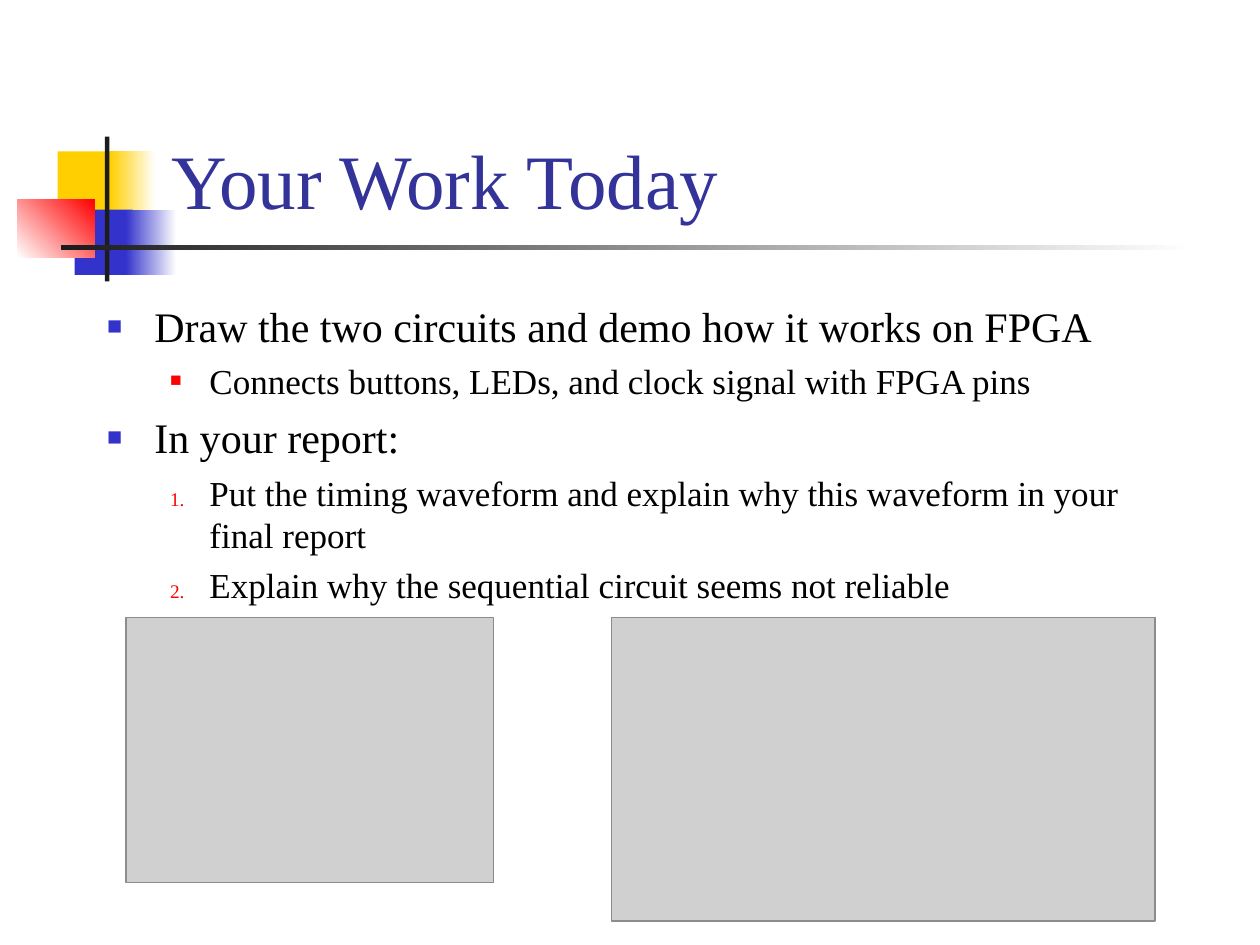
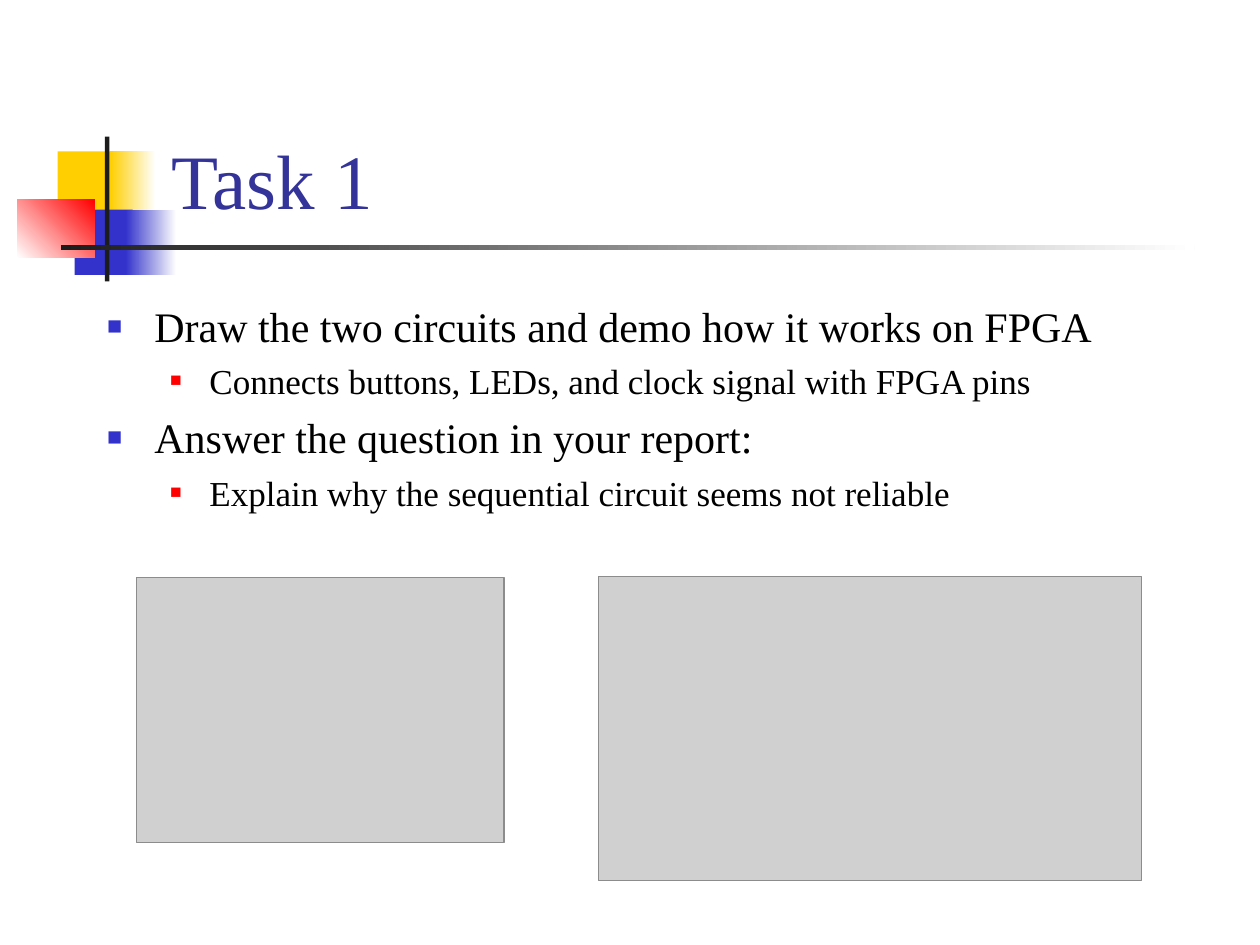
Before and after one commit to CGUSystemCourses/ComputerOrg-2015, a slide deck: slide 3 of Lectures/lec01-seq_circuit/lab01-use_fpga.ppt. Drawn at 1260x945 pixels with LibreOffice and Linux fonts; fonts in the diff are those of the drawing; grey boxes stand for pictures. Boxes give left, top, right and bottom in pixels: in the first picture for what was removed or moved away, otherwise in the second. Text is boxed around its words. In the diff, an @@ line names an element or a change of style, - is before the commit and + after.

Commit message:
Finalize the Lab-00 slides

```diff
--- a/Lectures/lec01-seq_circuit/lab01-use_fpga.ppt
+++ b/Lectures/lec01-seq_circuit/lab01-use_fpga.ppt
@@ title at bbox=[171, 155, 373, 210]: text changed @@
-Your Work Today
+Task 1
@@ text at bbox=[154, 424, 753, 462]: text changed; size 20 to 24 pt @@
-■ In your report:
-  1. Put the timing waveform and explain why this waveform in your final report
+■ Answer the question in your report:
@@ text at bbox=[209, 481, 950, 513]: bullet 1. to ■ @@
@@ picture: place and size @@
-picture at bbox=[126, 617, 494, 882]
+picture at bbox=[136, 577, 504, 842]
@@ picture: place and size @@
-picture at bbox=[611, 617, 1154, 921]
+picture at bbox=[598, 577, 1142, 881]
```
Also in this commit, not shown: 1 slide added, 1 other file.
